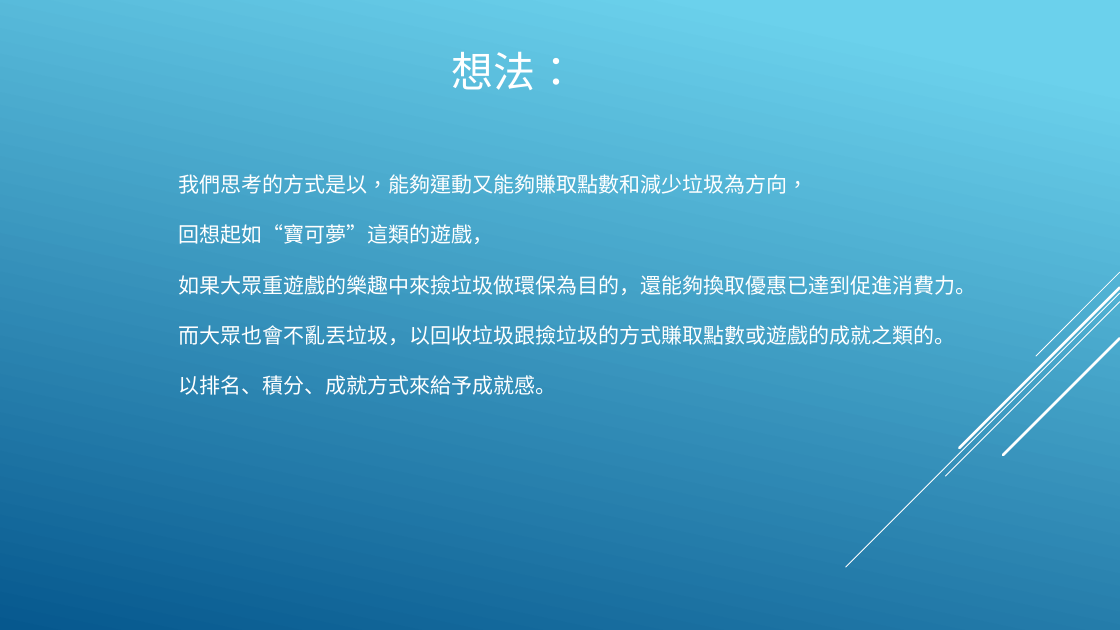
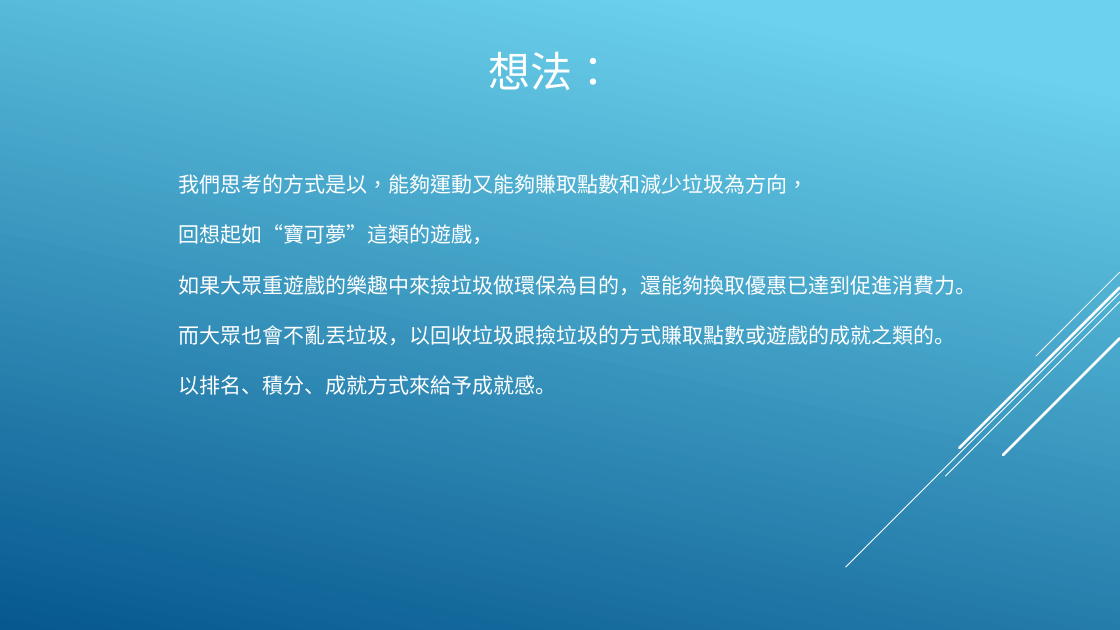
Before and after one commit to DennySORA/Environmental_Sustainability_Partition_Hackathon_2018, a slide deck: slide 3 of doc/永續發展 - 淨灘.pptx. Drawn at 1120x630 pixels with LibreOffice and Linux fonts; fonts in the diff are those of the drawing. Boxes give left, top, right and bottom in pixels: in the first picture for what was removed or moved away, otherwise in the second. Text is boxed around its words. In the diff, an @@ line names an element or a change of style, - is before the commit and + after.

```diff
--- a/doc/永續發展 - 淨灘.pptx
+++ b/doc/永續發展 - 淨灘.pptx
@@ title "想法：": place and size @@
-title "想法：" at [451, 51, 577, 90]
+title "想法：" at [488, 51, 614, 90]
```
Also in this commit, not shown: 3 other slides changed, 1 other file.
